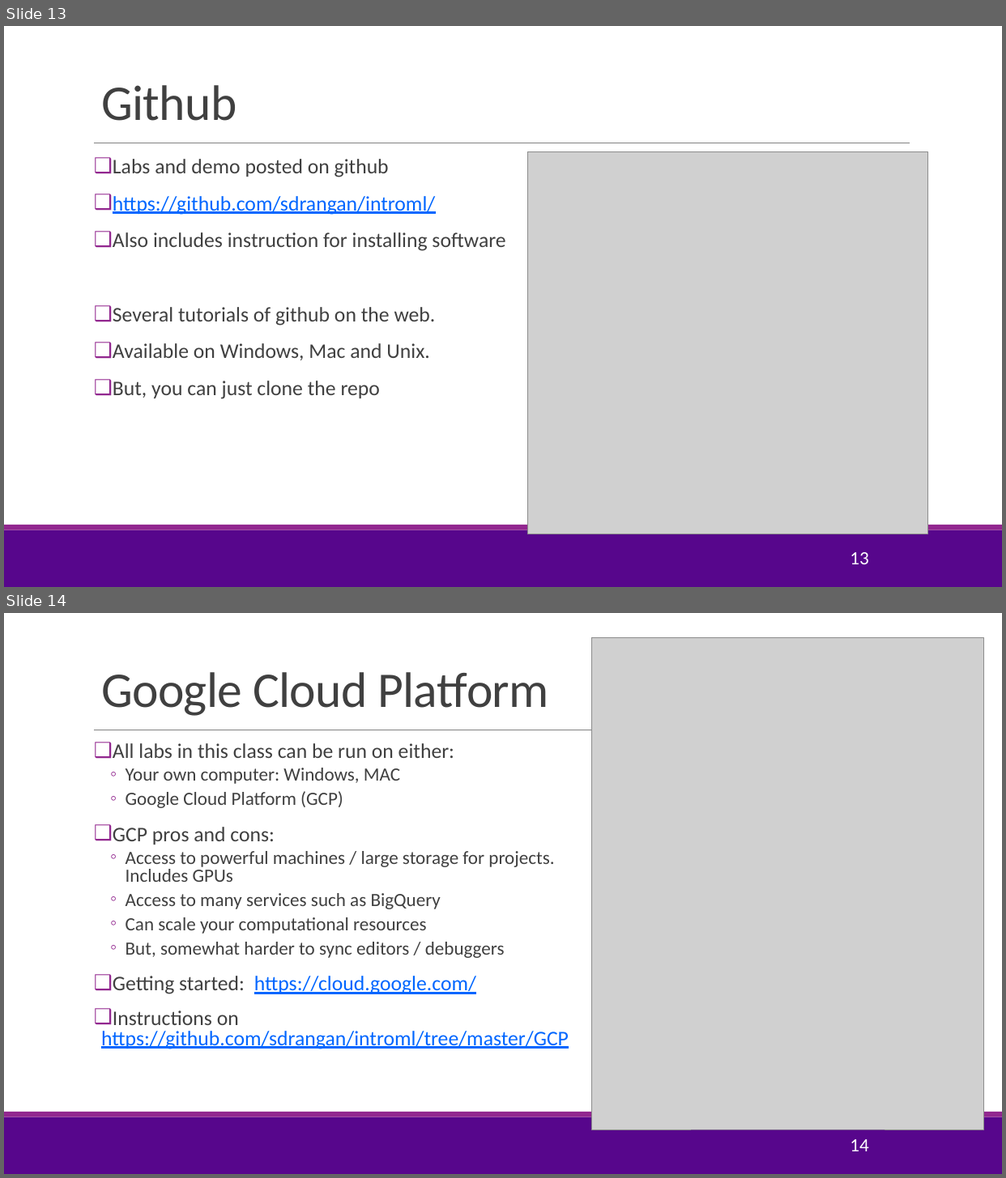
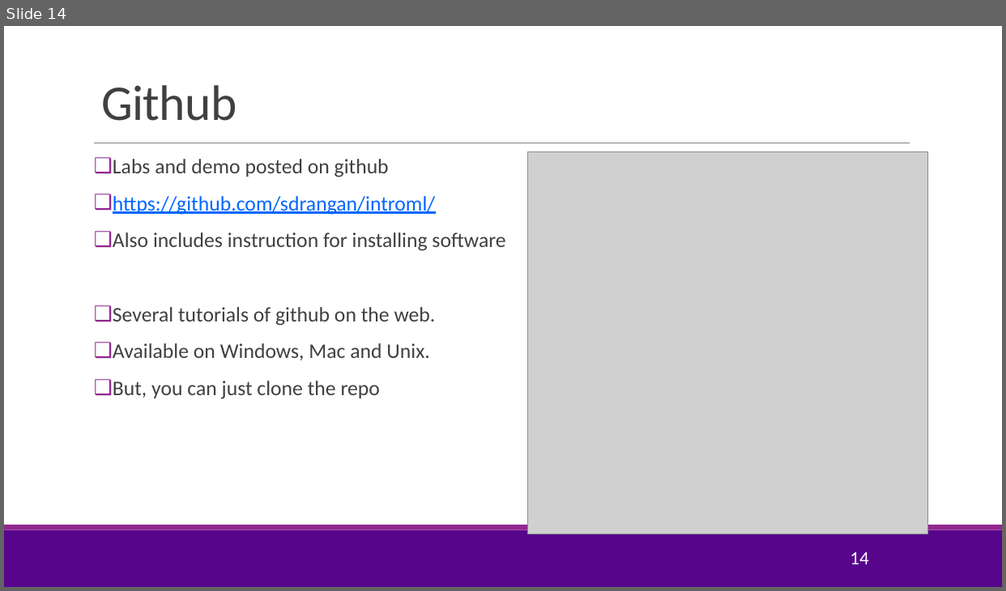
Before and after one commit to sdrangan/introml, a slide deck: lectures/CourseAdmin.pptx. Shown one above the other, each under a label of ours: slides 13 and 14 before the commit, slide 14 after it. The pictures are 1006x1178 and 1006x591 pixels, drawn with LibreOffice and Linux fonts; fonts in the diff are those of the drawing; grey boxes stand for pictures; background and template pictures are left out. Boxes give left, top, right and bottom in pixels: in the first picture for what was removed or moved away, otherwise in the second. Text is boxed around its words. In the diff, an @@ line names an element or a change of style, - is before the commit and + after.

Commit message:
Updated intro slides

```diff
--- a/lectures/CourseAdmin.pptx
+++ b/lectures/CourseAdmin.pptx
@@ slide 14 removed at (x1=4, y1=613, x2=1002, y2=1174), background #FFFFFF; not listed: 3 template elements that a slide beside it also shows @@
@@ picture removed at (x1=592, y1=637, x2=985, y2=1130) @@
@@ title removed at (x1=101, y1=672, x2=548, y2=716) @@
-Google Cloud Platform
@@ text removed at (x1=101, y1=743, x2=569, y2=1050) @@
-❑ All labs in this class can be run on either:
-  ◦ Your own computer: Windows, MAC
-  ◦ Google Cloud Platform (GCP)
-❑ GCP pros and cons:
-  ◦ Access to powerful machines / large storage for projects.
-    Includes GPUs
-  ◦ Access to many services such as BigQuery
-  ◦ Can scale your computational resources
-  ◦ But, somewhat harder to sync editors / debuggers
-❑ Getting started: https://cloud.google.com/
-❑ Instructions on
-  https://github.com/sdrangan/introml/tree/master/GCP
@@ page number removed at (x1=850, y1=1139, x2=868, y2=1152) @@
-14
@@ what was slide 13 is now slide 14 @@
@@ page number at (x1=850, y1=552, x2=868, y2=565): text changed @@
-13
+14
```
Also in this commit, not shown: 4 slides changed, 2 slides added, 3 other files.
